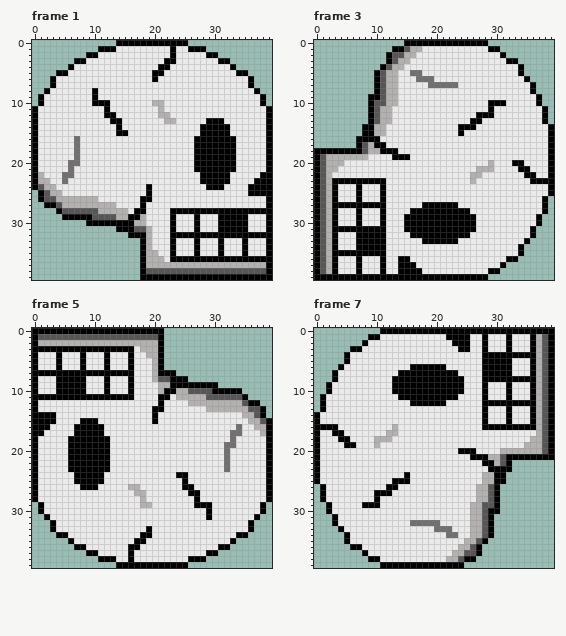
Two states of a animated GIF sprite, img/BoneRollRight.gif. Above, as it was before the edit.
The file is 40x40 pixels, 8 frames. Shown: frame 1, frame 3, frame 5, frame 7. The commit also changed other frames, which this record leaves out.
Now the later version:
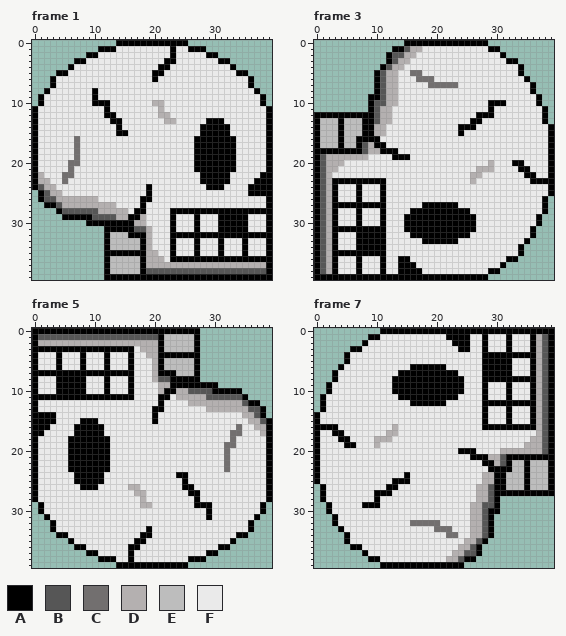
Palette (. is transparent): A #000000  B #565656  C #726f6f  D #b4b0b0  E #bdbdbd  F #eaeaea
The author wrote: Bone Boy got a neck and torso
Changes in this commit:
Changed rows in their new state; - is an unchanged pixel.
Frame 1:
first column x 12:
31 AA----
32 AEEE--
33 AEEEEE
34 AEEEEE
35 AAAAAA
36 AEEEEE
37 AEEEEE
38 AEEEEE
39 AAAAAA
Frame 3:
first column x 0:
12 AAAAAAAAA
13 AEEEAEEEA
14 AEEEAEEE-
15 AEEEAEEE-
16 AEEEAEE--
17 AEEEAEE--
Frame 5:
first column x 22:
 0 AAAAAA
 1 EEEEEA
 2 EEEEEA
 3 EEEEEA
 4 AAAAAA
 5 EEEEEA
 6 EEEEEA
 7 --EEEA
 8 ----AA
Frame 7:
first column x 31:
22 --EEAEEEA
23 --EEAEEEA
24 -EEEAEEEA
25 -EEEAEEEA
26 AEEEAEEEA
27 AAAAAAAAA
Changed places in both pictures, as pixel boxes (x1, y1, x2, y2):
added: (104, 226, 140, 280)
added: (314, 112, 368, 148)
added: (164, 328, 200, 382)
added: (500, 460, 554, 496)
